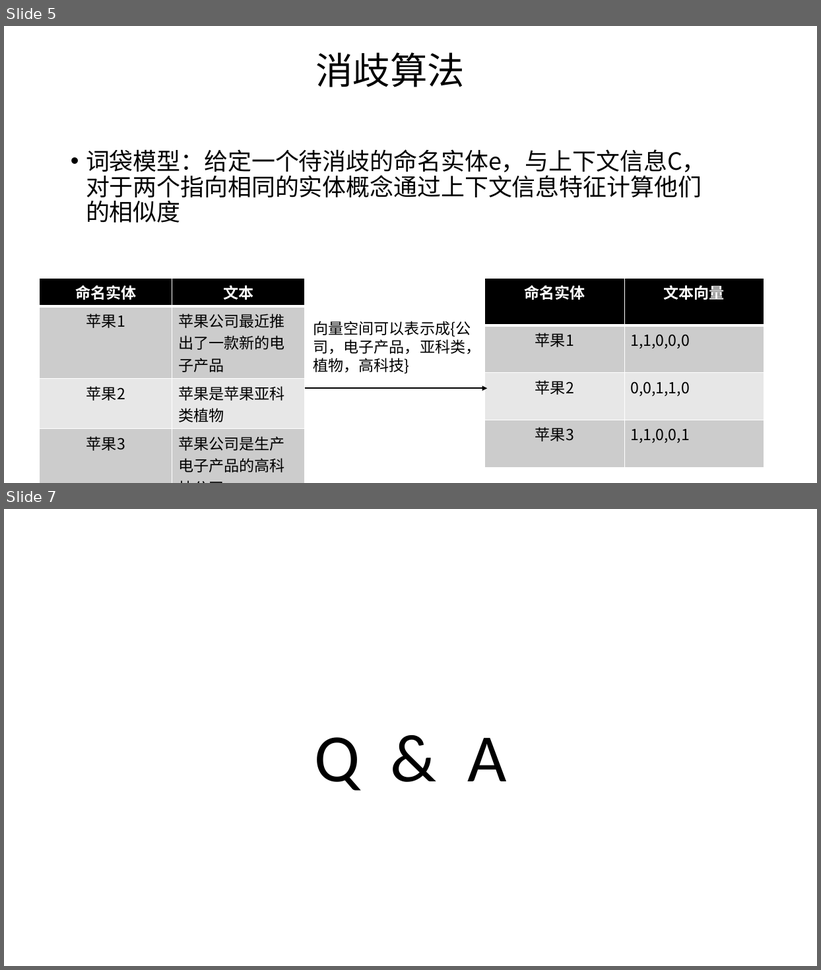
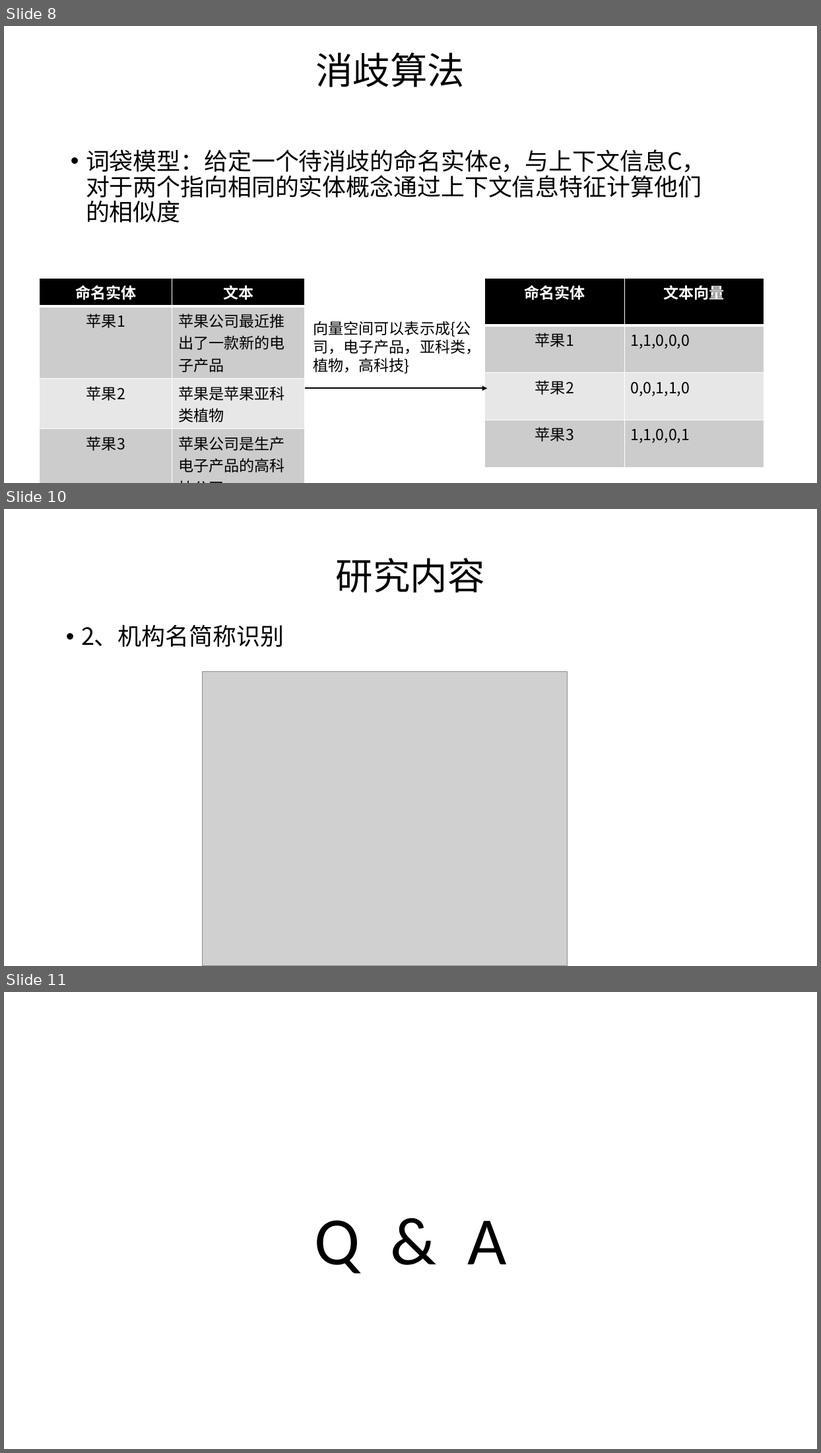
Before and after one commit to SupNewBeen/untitled, a slide deck: 基于语义的模糊同名判定方法.pptx. Shown one above the other, each under a label of ours: slides 5 and 7 before the commit, slides 8, 10 and 11 after it; the slides between them are not shown. The pictures are 821x970 and 821x1453 pixels, drawn with LibreOffice and Linux fonts; fonts in the diff are those of the drawing; grey boxes stand for pictures. Boxes give left, top, right and bottom in pixels: in the first picture for what was removed or moved away, otherwise in the second. Text is boxed around its words. In the diff, an @@ line names an element or a change of style, - is before the commit and + after.

```diff
--- a/基于语义的模糊同名判定方法.pptx
+++ b/基于语义的模糊同名判定方法.pptx
@@ slide 10 added at box(4, 509, 817, 966), background #FFFFFF @@
@@ title added at box(336, 558, 485, 593), 44 pt, text #000000 @@
+研究内容
@@ text added at box(81, 625, 284, 647), 28 pt, text #000000 @@
+• 2、机构名简称识别
@@ picture added at box(202, 672, 567, 966) @@
@@ what was slide 5 is now slide 8 @@
@@ what was slide 7 is now slide 11 @@
```
Also in this commit, not shown: 1 slide changed, 5 other slides added, 2 slides removed.
